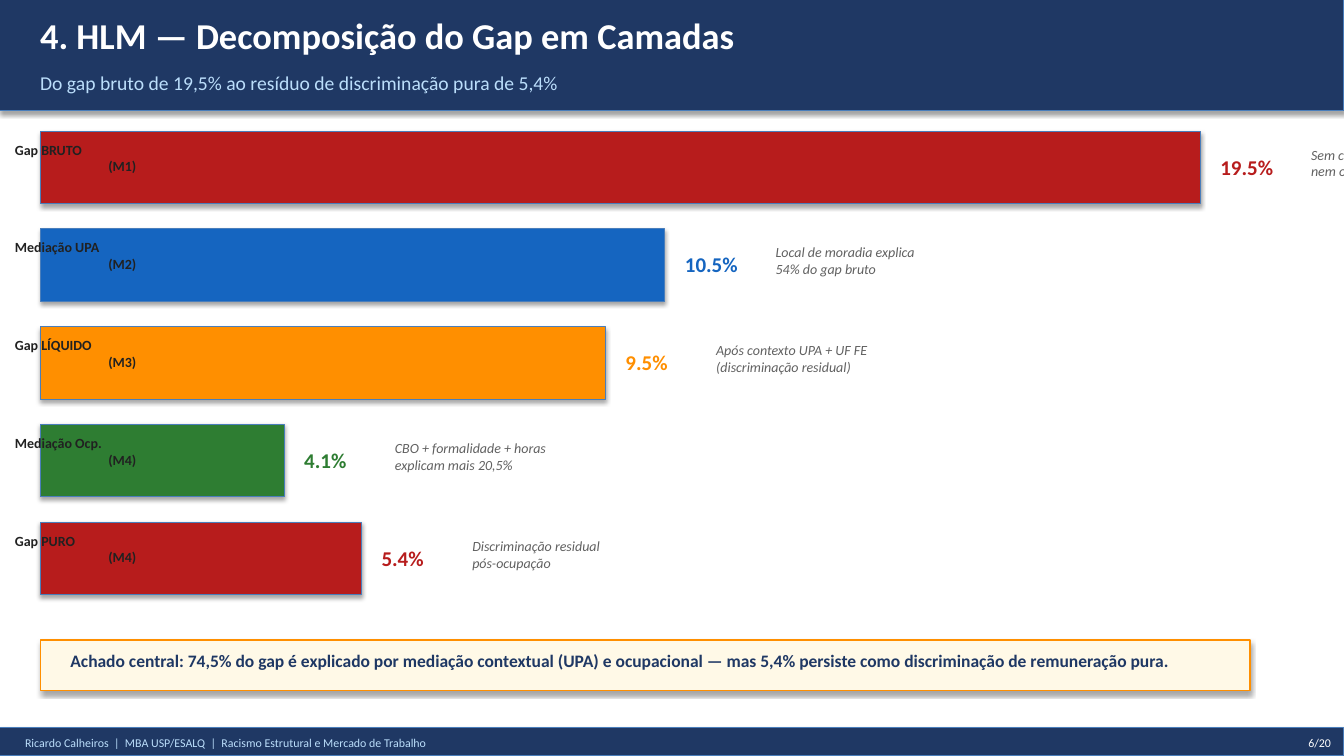
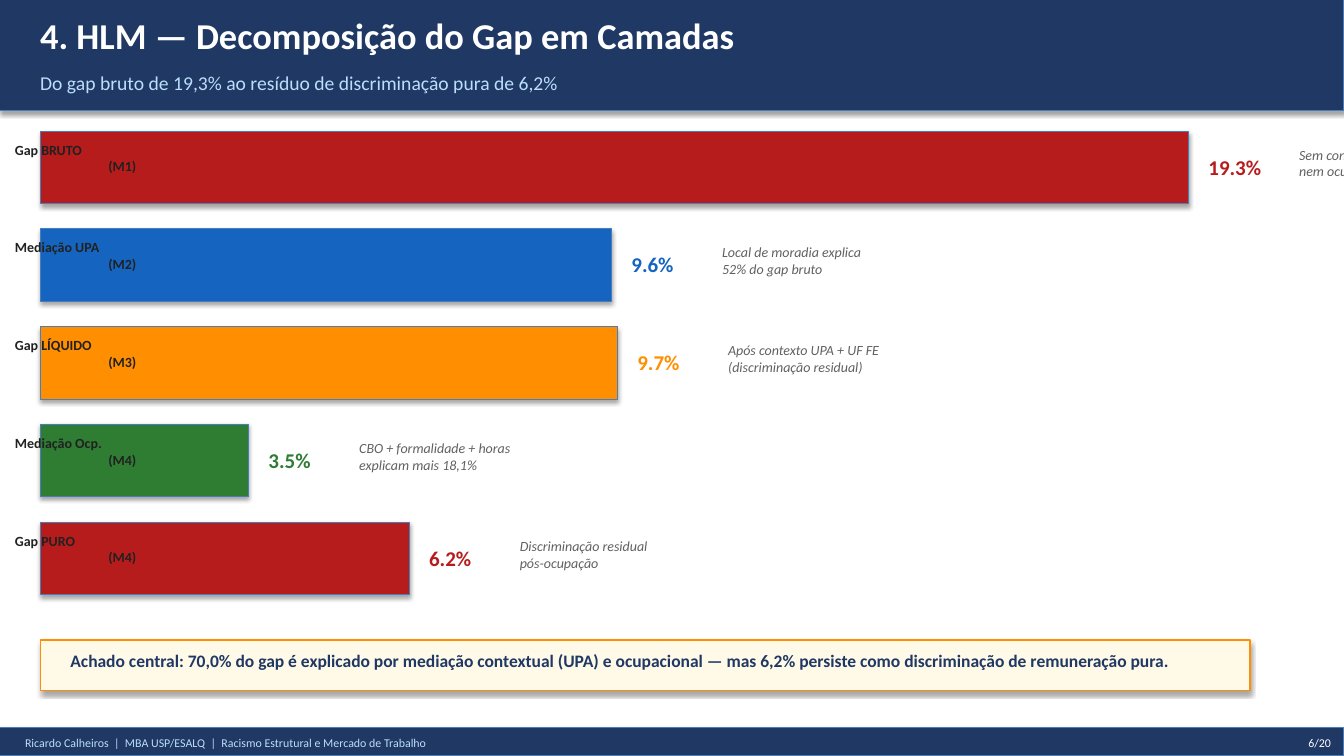
Before and after one commit to rickinrj-ux/ProjetoRacismoPNAD, a slide deck: slide 6 of apresentacao_tcc.pptx. Drawn at 1344x756 pixels with LibreOffice and Linux fonts; fonts in the diff are those of the drawing. Boxes give left, top, right and bottom in pixels: in the first picture for what was removed or moved away, otherwise in the second. Text is boxed around its words. In the diff, an @@ line names an element or a change of style, - is before the commit and + after.

```diff
--- a/apresentacao_tcc.pptx
+++ b/apresentacao_tcc.pptx
@@ text at (40, 76, 558, 94): text changed @@
-Do gap bruto de 19,5% ao resíduo de discriminação pura de 5,4%
+Do gap bruto de 19,3% ao resíduo de discriminação pura de 6,2%
@@ rectangle: place and size @@
-rectangle at (40, 131, 1201, 204)
+rectangle at (40, 131, 1189, 204)
@@ text "Sem controles contextuais nem ocupacionais": place and size @@
-text "Sem controles contextuais nem ocupacionais" at (1311, 151, 1336, 176)
+text "Sem controles contextuais nem ocupacionais" at (1299, 151, 1324, 176)
@@ text at (1208, 160, 1261, 175): text changed @@
-19.5%
+19.3%
@@ rectangle: place and size @@
-rectangle at (40, 229, 665, 301)
+rectangle at (40, 229, 611, 301)
@@ text at (631, 257, 673, 272): text changed @@
-10.5%
+9.6%
@@ text at (722, 247, 861, 277): text changed @@
-Local de moradia explica
-54% do gap bruto
+Local de moradia explica
+52% do gap bruto
@@ rectangle: place and size @@
-rectangle at (40, 327, 606, 399)
+rectangle at (40, 327, 617, 399)
@@ text at (637, 355, 679, 370): text changed @@
-9.5%
+9.7%
@@ text "Após contexto UPA + UF ...": place and size @@
-text "Após contexto UPA + UF ..." at (716, 345, 867, 375)
+text "Após contexto UPA + UF ..." at (728, 345, 879, 375)
@@ rectangle: place and size @@
-rectangle at (40, 424, 284, 497)
+rectangle at (40, 424, 248, 497)
@@ text at (359, 443, 511, 472): text changed @@
-CBO + formalidade + horas
-explicam mais 20,5%
+CBO + formalidade + horas
+explicam mais 18,1%
@@ text at (268, 453, 310, 468): text changed @@
-4.1%
+3.5%
@@ rectangle: place and size @@
-rectangle at (40, 522, 362, 595)
+rectangle at (40, 522, 409, 595)
@@ text "Discriminação residual pós-ocupação": place and size @@
-text "Discriminação residual pós-ocupação" at (472, 541, 600, 571)
+text "Discriminação residual pós-ocupação" at (520, 541, 648, 571)
@@ text at (429, 551, 471, 566): text changed @@
-5.4%
+6.2%
@@ text at (70, 654, 1169, 670): text changed @@
-Achado central: 74,5% do gap é explicado por mediação contextual (UPA) e ocupacional — mas 5,4% persiste como discriminação de remuneração pura.
+Achado central: 70,0% do gap é explicado por mediação contextual (UPA) e ocupacional — mas 6,2% persiste como discriminação de remuneração pura.
```
Also in this commit, not shown: 5 other slides changed, 13 other files.
